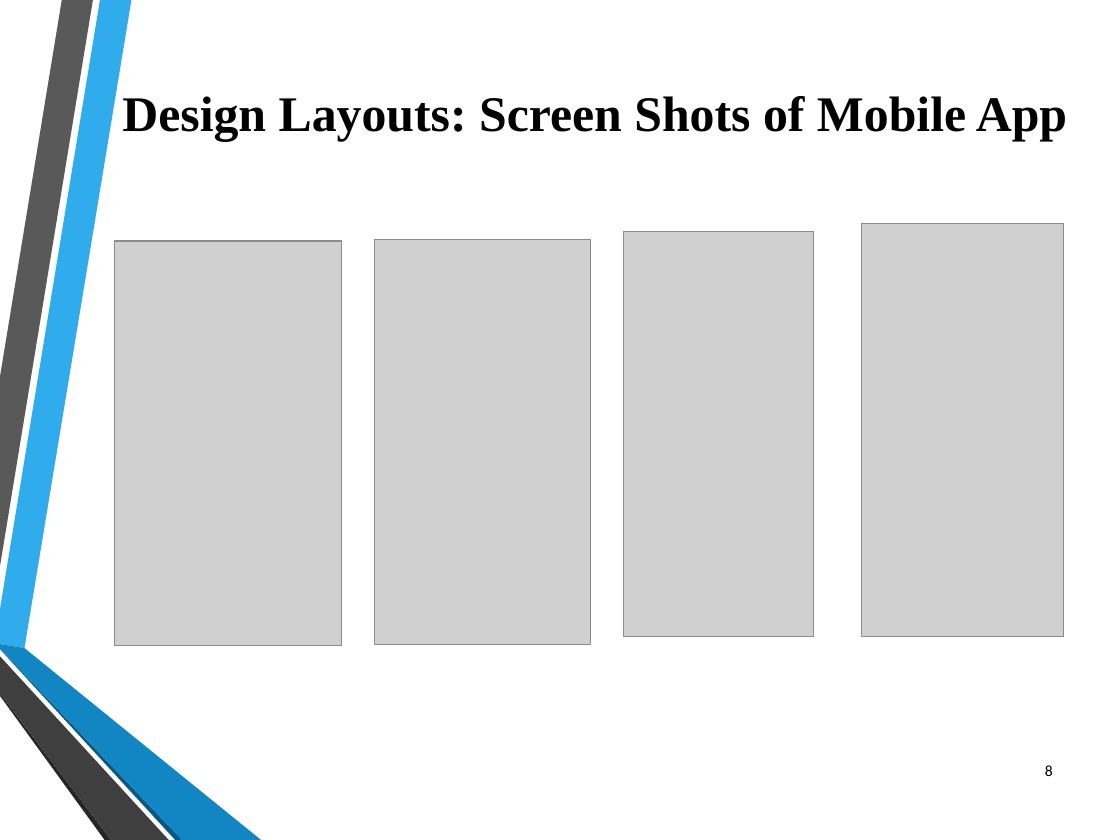
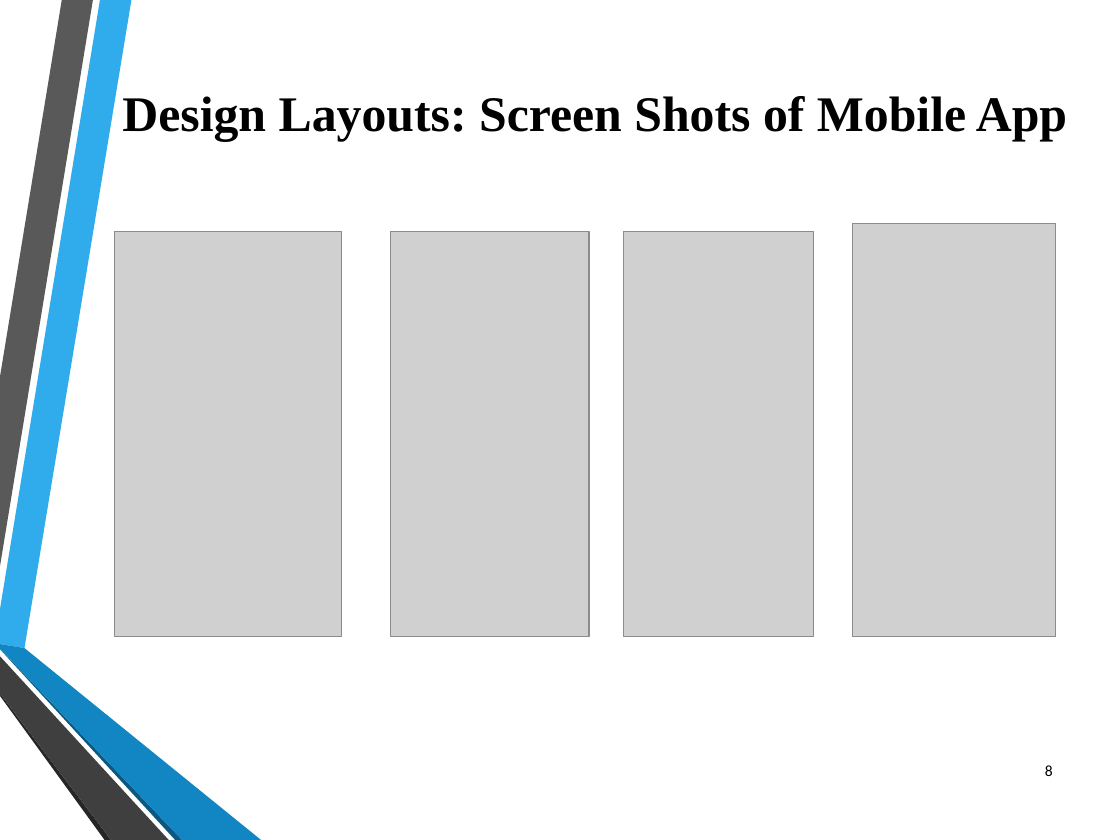
Before and after one commit to DevelSSN/skill-It, a slide deck: slide 8 of Review.pptx. Drawn at 1120x840 pixels with LibreOffice and Linux fonts; fonts in the diff are those of the drawing; grey boxes stand for pictures; background and template pictures are left out. Boxes give left, top, right and bottom in pixels: in the first picture for what was removed or moved away, otherwise in the second. Text is boxed around its words. In the diff, an @@ line names an element or a change of style, - is before the commit and + after.

```diff
--- a/Review.pptx
+++ b/Review.pptx
@@ picture moved from (x1=114, y1=241, x2=342, y2=645) to (x1=114, y1=232, x2=342, y2=636) @@
@@ picture resized from (x1=374, y1=240, x2=590, y2=644) to (x1=390, y1=232, x2=589, y2=636) @@
@@ picture moved from (x1=861, y1=224, x2=1064, y2=637) to (x1=853, y1=224, x2=1056, y2=637) @@
```
Also in this commit, not shown: 2 other slides changed, 17 other files.
